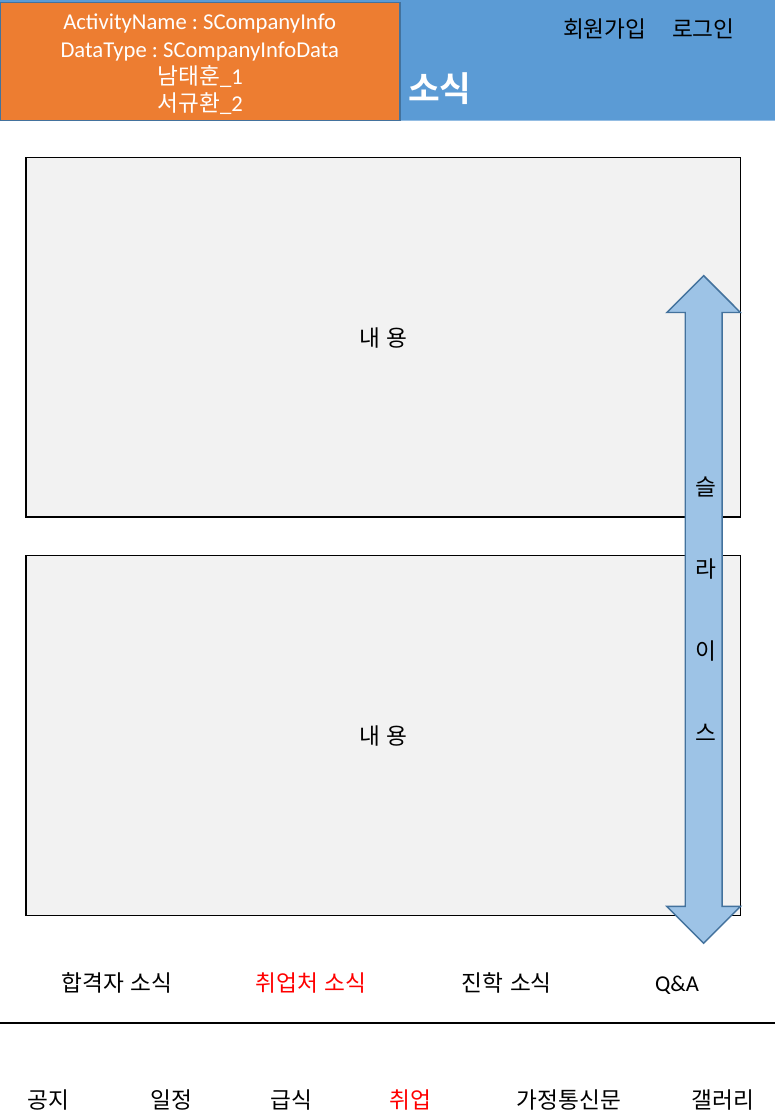
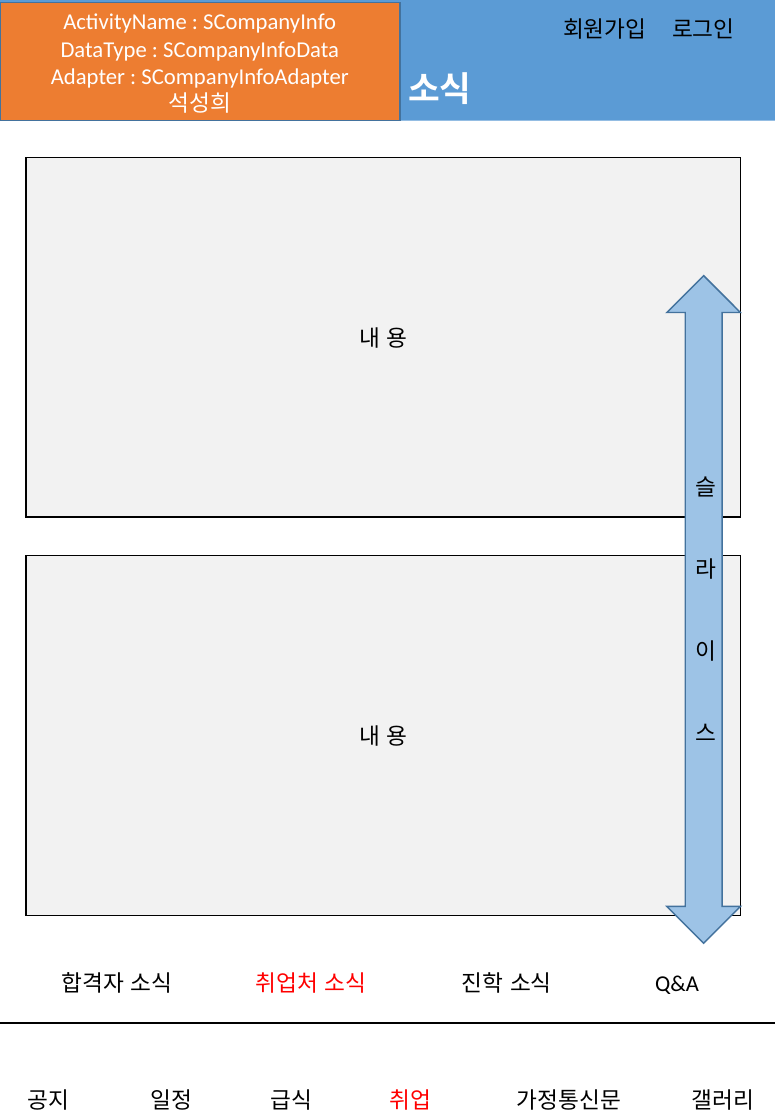
Before and after one commit to jungho-shin/SIHSchool, a slide deck: slide 7 of app/src/main/assets/어플_스토리보드.pptx. Drawn at 775x1120 pixels with LibreOffice and Linux fonts; fonts in the diff are those of the drawing; background and template pictures are left out. Boxes give left, top, right and bottom in pixels: in the first picture for what was removed or moved away, otherwise in the second. Text is boxed around its words. In the diff, an @@ line names an element or a change of style, - is before the commit and + after.

```diff
--- a/app/src/main/assets/어플_스토리보드.pptx
+++ b/app/src/main/assets/어플_스토리보드.pptx
@@ text in rectangle at bbox=[51, 68, 348, 113]: text changed @@
-남태훈_1
-서규환_2
+Adapter : SCompanyInfoAdapter
+석성희
```
Also in this commit, not shown: 11 other slides changed.
